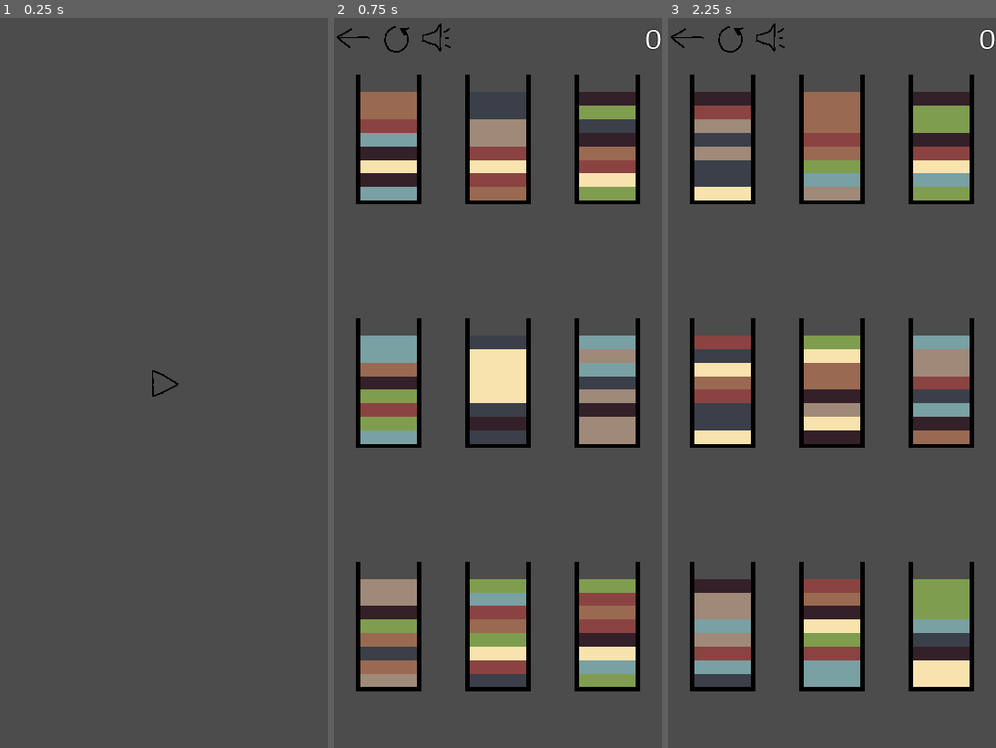
Above: before the commit, frames 1-3 (left to right).
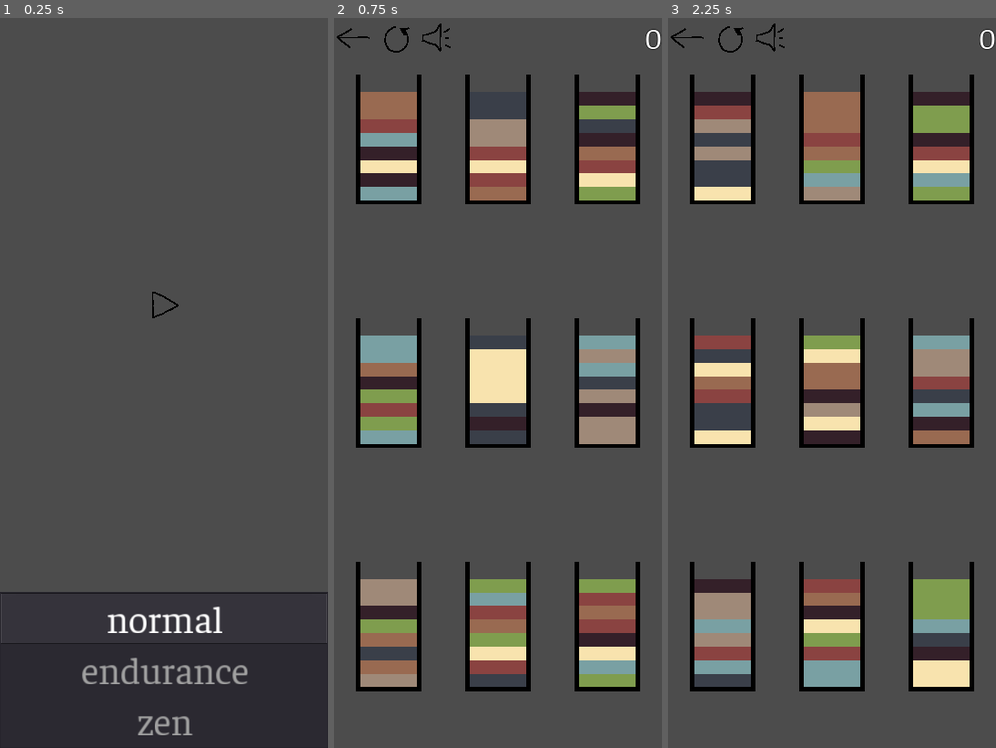
Above: after the commit, the same moments.

Repository: Violation-Studios/sand-bottles
Game: Godot game, scene res://scenes/menu/menu.tscn
Two runs of this game, one before a commit and one after it. Both use one fixed random seed, a clock stepped at 60 frames per second and the inputs below.
Inputs (mouse positions are in pixels of both pictures, inside the frame that each line leads up to; where the layout moved, square brackets give the same spot in the first picture):
- Up to frame 1 (0.25 s): no input
- Up to frame 2 (0.75 s): click (498, 302) [498, 383] at 0.5 s
- Up to frame 3 (2.25 s): click (687, 39) at 1.25 s; click (832, 302) [832, 383] at 2 s

The runs differ from the first frame. In frame 1, 21% of the frame differs, in the area x 0-100%, y 37-100%; in frame 2, nothing differs; in frame 3, nothing differs.

Commit message:
add mode selector
added mode selector to menu

Diff:
--- /dev/null
+++ b/assets/auto_load.gd
@@ -0,0 +1,9 @@
+extends Node
+
+enum mode{
+	NORMAL,
+	ZEN,
+	ENDURANCE,
+	BOTTLEMINO,
+}
+var game_mode = mode.NORMAL
--- a/project.godot
+++ b/project.godot
@@ -30,6 +30,10 @@
 run/main_scene="res://scenes/menu/menu.tscn"
 config/icon="res://icon.png"
 
+[autoload]
+
+AutoLoad="*res://assets/auto_load.gd"
+
 [display]
 
 window/size/width=1080
--- a/scenes/game/game.gd
+++ b/scenes/game/game.gd
@@ -21,7 +21,7 @@
 	BOTTLEMINO,
 }
 
-var game_mode = mode.NORMAL
+
 
 
 func _ready():
@@ -151,7 +151,7 @@
 		if to.is_bottle_unmixed() and not bottle_is_not_full:
 			$ScoreLabel.text = String(int($ScoreLabel.text) + 1)
 
-			match game_mode:
+			match AutoLoad.game_mode:
 				mode.NORMAL:
 					to.get_node("Area2D/CollisionPolygon2D").disabled = true
 				mode.ZEN:
--- /dev/null
+++ b/scenes/menu/ItemList.gd
@@ -0,0 +1,7 @@
+extends ItemList
+
+func _ready():
+	select(AutoLoad.game_mode)
+
+func _on_ItemList_item_selected(index):
+	AutoLoad.game_mode = index
--- a/scenes/menu/menu.tscn
+++ b/scenes/menu/menu.tscn
@@ -1,8 +1,9 @@
-[gd_scene load_steps=7 format=2]
+[gd_scene load_steps=8 format=2]
 
 [ext_resource path="res://scenes/menu/playbutton.gd" type="Script" id=1]
 [ext_resource path="res://assets/Faustina-Regular.ttf" type="DynamicFontData" id=2]
 [ext_resource path="res://assets/play.png" type="Texture" id=3]
+[ext_resource path="res://scenes/menu/ItemList.gd" type="Script" id=4]
 [ext_resource path="res://scenes/menu/menu.gd" type="Script" id=7]
 
 [sub_resource type="DynamicFont" id=1]
@@ -19,20 +20,33 @@
 theme = SubResource( 2 )
 script = ExtResource( 7 )
 
-[node name="PlayButton" type="Button" parent="."]
-anchor_left = 0.5
-anchor_top = 0.5
-anchor_right = 0.5
-anchor_bottom = 0.5
-margin_left = -66.0
-margin_top = -100.0
-margin_right = 66.0
-margin_bottom = 100.0
+[node name="VBoxContainer" type="VBoxContainer" parent="."]
+anchor_right = 1.0
+anchor_bottom = 1.0
+grow_horizontal = 2
+
+[node name="PlayButton" type="Button" parent="VBoxContainer"]
+margin_right = 1080.0
+margin_bottom = 1883.0
 rect_min_size = Vector2( 0, 200 )
 size_flags_horizontal = 3
 size_flags_vertical = 3
 icon = ExtResource( 3 )
 flat = true
+icon_align = 1
 script = ExtResource( 1 )
 
-[connection signal="pressed" from="PlayButton" to="PlayButton" method="_on_PlayButton_pressed"]
+[node name="ItemList" type="ItemList" parent="VBoxContainer"]
+margin_top = 1887.0
+margin_right = 1080.0
+margin_bottom = 2400.0
+grow_horizontal = 2
+items = [ "normal", null, false, "endurance", null, false, "zen", null, false ]
+auto_height = true
+same_column_width = true
+fixed_column_width = 1080
+icon_mode = 0
+script = ExtResource( 4 )
+
+[connection signal="pressed" from="VBoxContainer/PlayButton" to="VBoxContainer/PlayButton" method="_on_PlayButton_pressed"]
+[connection signal="item_selected" from="VBoxContainer/ItemList" to="VBoxContainer/ItemList" method="_on_ItemList_item_selected"]
